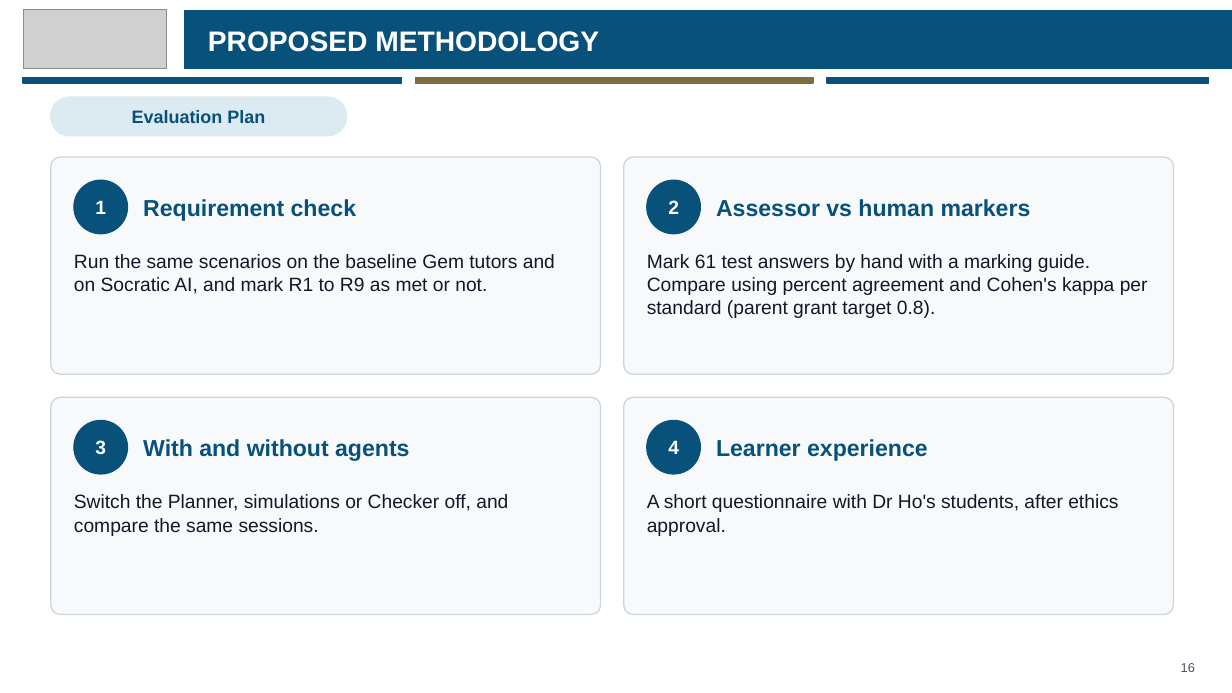
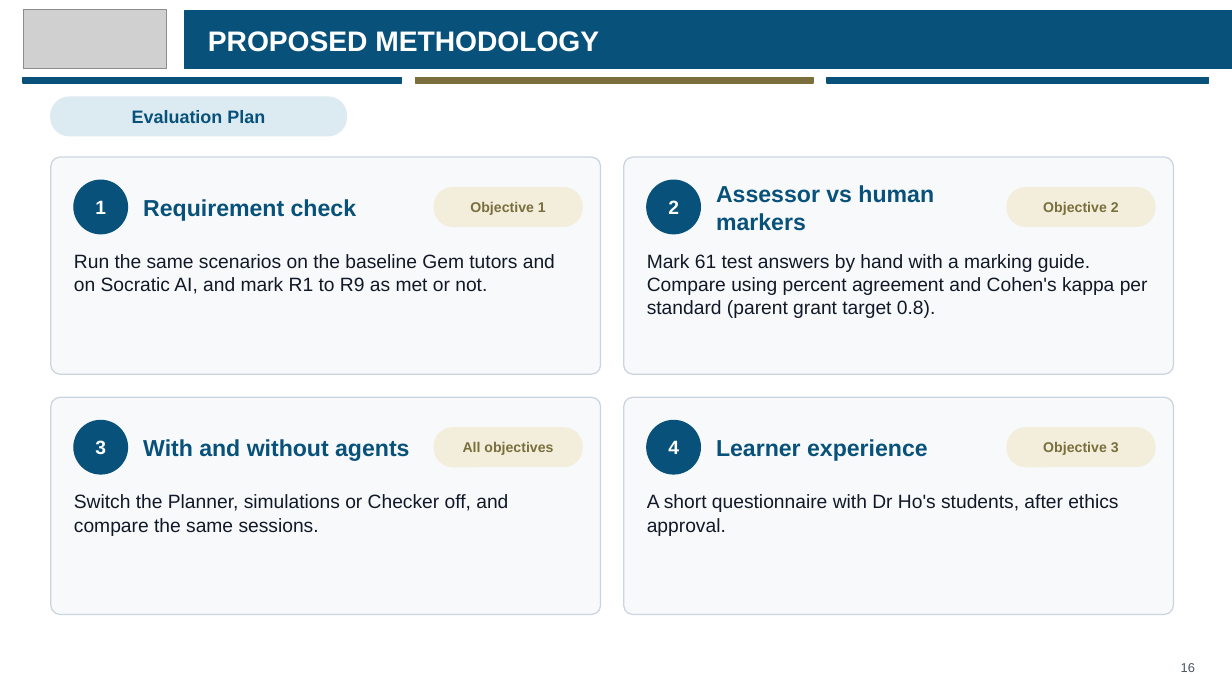
Before and after one commit to eusoffamir/Socratic-AI, a slide deck: slide 16 of docs/defence/Socratic AI Proposal Defence.pptx. Drawn at 1232x693 pixels with LibreOffice and Linux fonts; fonts in the diff are those of the drawing; grey boxes stand for pictures. Boxes give left, top, right and bottom in pixels: in the first picture for what was removed or moved away, otherwise in the second. Text is boxed around its words. In the diff, an @@ line names an element or a change of style, - is before the commit and + after.

```diff
--- a/docs/defence/Socratic AI Proposal Defence.pptx
+++ b/docs/defence/Socratic AI Proposal Defence.pptx
@@ rounded rectangle added at [434, 188, 582, 226], fill #F3EEDC, outline #F3EEDC 1 pt @@
@@ text added at [470, 202, 546, 215], 11 pt, text #7A6E3C, bold @@
+Objective 1
@@ text "Assessor vs human markers" rewrapped from [716, 199, 1031, 217] to [716, 185, 934, 231] @@
@@ rounded rectangle added at [1007, 188, 1155, 226], fill #F3EEDC, outline #F3EEDC 1 pt @@
@@ text added at [1043, 202, 1119, 215], 11 pt, text #7A6E3C, bold @@
+Objective 2
@@ rounded rectangle added at [434, 428, 582, 467], fill #F3EEDC, outline #F3EEDC 1 pt @@
@@ text added at [463, 442, 553, 455], 11 pt, text #7A6E3C, bold @@
+All objectives
@@ rounded rectangle added at [1007, 428, 1155, 467], fill #F3EEDC, outline #F3EEDC 1 pt @@
@@ text added at [1043, 442, 1119, 455], 11 pt, text #7A6E3C, bold @@
+Objective 3
```
Also in this commit, not shown: 2 other slides changed, 3 slides added, 3 slides removed, 5 other files.
